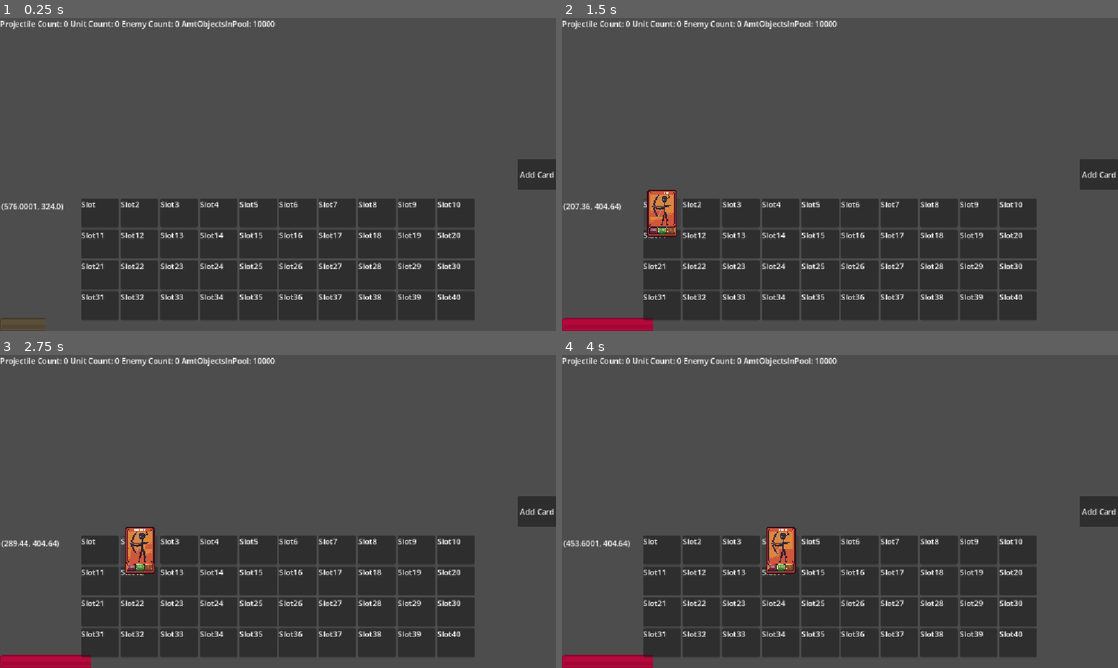
Above: before the commit, frames 1-4 (two rows, left to right).
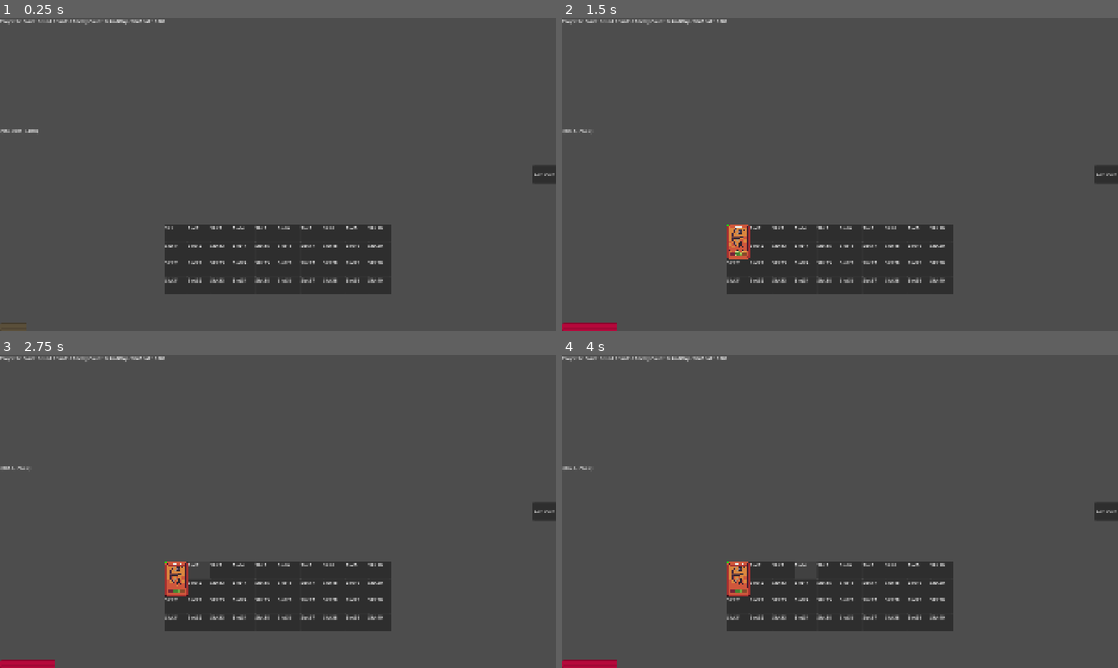
Above: after the commit, the same moments.

Repository: Froggo05/tower-defence
Game: Godot game, scene res://Scenes/World/Game.tscn
Two runs of this game, one before a commit and one after it. Both use one fixed random seed, a clock stepped at 60 frames per second and the inputs below.
Inputs:
- Up to frame 1 (0.25 s): no input
- Up to frame 2 (1.5 s): click "Add Card" at 0.5 s; click "Slot" at 1.25 s
- Up to frame 3 (2.75 s): click "Slot2" at 2 s
- Up to frame 4 (4 s): click "Slot3" at 2.75 s; click "Slot4" at 3.5 s

The runs differ from the first frame. In frame 1, 19% of the frame differs, in the area x 0-100%, y 0-100%; in frame 2, 20%; in frame 3, 20%; in frame 4, 20%.

Commit message:
reorganised and made drag code fully functional barring card stacking
TODO Card stacking. More card types/ base card style

Diff:
--- a/Scenes/Inventory/Cards/BasicCard/basic_card.gd
+++ b/Scenes/Inventory/Cards/BasicCard/basic_card.gd
@@ -5,10 +5,16 @@
 @export var healthLabel: Label
 @export var damageLabel: Label
 @export var valueLabel: Label
-@export var moveFactor: float = 5.0
+
+@export var minMoveFactor: float = 2.0
+@export var maxMoveFactor: float = 20.0
+
+
 var cellPosition: Vector2i #Represents where the top left cell is stored
 var targetPosition: Vector2
 var pickedUp: bool = false
+
+var moveFactor: float = 5.0
 
 func _startup(centerPos: Array = [Vector2.ZERO], invPos: Vector2i = Vector2i.ZERO) -> void:
 	var posTotal:Vector2 = Vector2.ZERO
@@ -20,13 +26,38 @@
 	global_position.y = -100.0
 	print(global_position)
 	targetPosition = posTotal
+
 	data.invPos = invPos
+	cellPosition = invPos
+
+
+func moveCard(centerPos: Array = [Vector2.ZERO], invPos: Vector2i = Vector2i.ZERO) -> void:
+	var posTotal:Vector2 = Vector2.ZERO
+
+	for pos in centerPos:
+		posTotal += pos
+	posTotal = posTotal/centerPos.size()
+	#print(posTotal)
+
+	targetPosition = posTotal
+
+	data.invPos = invPos
+	cellPosition = invPos
 
 func _ready() -> void:
 	damageLabel.text = str(data.stats["Damage"])
 	healthLabel.text = str(data.stats["Health"])
 	valueLabel.text = str(data.stats["Value"])
 
+
+func moveTowardTarget(delta: float)->void:
+	updateMoveFactor(delta)
+	global_position = global_position.lerp(targetPosition, delta * moveFactor)
+
+
+func updateMoveFactor(delta)->void:
+	moveFactor = move_toward(minMoveFactor, maxMoveFactor, global_position.distance_squared_to(targetPosition))
+
 func _process(delta: float) -> void:
 	if !pickedUp && global_position != targetPosition:
-		global_position = global_position.lerp(targetPosition, delta * moveFactor)
+		moveTowardTarget(delta)
--- a/Scenes/Inventory/Cards/BasicCard/basic_card.tscn
+++ b/Scenes/Inventory/Cards/BasicCard/basic_card.tscn
@@ -3,11 +3,13 @@
 [ext_resource type="Script" uid="uid://cp21qmvlgxixh" path="res://Scenes/Inventory/Cards/BasicCard/basic_card.gd" id="1_hpeyq"]
 [ext_resource type="Resource" uid="uid://dn3fm2ms2eumr" path="res://Scenes/Inventory/Cards/cardResources/CardResource.tres" id="2_3jdu3"]
 [ext_resource type="Texture2D" uid="uid://d313xjvjwmy0s" path="res://Scenes/Inventory/Cards/BasicCard/ArcherCard-export.png" id="2_qpaed"]
+[ext_resource type="Texture2D" uid="uid://tayejnbibova" path="res://Scenes/Inventory/Cards/BasicCard/CardBaseV2.png" id="4_67k3h"]
 
 [sub_resource type="LabelSettings" id="LabelSettings_3jdu3"]
 font_size = 5
 
 [node name="BasicCard" type="Node2D" unique_id=873052689 node_paths=PackedStringArray("healthLabel", "damageLabel", "valueLabel")]
+scale = Vector2(1.2, 1.2)
 script = ExtResource("1_hpeyq")
 data = ExtResource("2_3jdu3")
 healthLabel = NodePath("HealthLabel")
@@ -15,34 +17,46 @@
 valueLabel = NodePath("ValueLabel")
 
 [node name="BasicCard" type="Sprite2D" parent="." unique_id=910681907]
+visible = false
 texture_filter = 1
 texture = ExtResource("2_qpaed")
 
+[node name="RedesignCard" type="Sprite2D" parent="." unique_id=1624468228]
+texture_filter = 1
+scale = Vector2(1.05, 1.05)
+texture = ExtResource("4_67k3h")
+
 [node name="HealthLabel" type="Label" parent="." unique_id=2094413183]
-offset_left = -9.0
-offset_top = 22.0
-offset_right = 9.0
-offset_bottom = 46.0
+visible = false
+offset_left = -3.3333333
+offset_top = 31.66666
+offset_right = 2.6666667
+offset_bottom = 39.666664
+scale = Vector2(1.2, 1.2)
 text = "10"
 label_settings = SubResource("LabelSettings_3jdu3")
 horizontal_alignment = 1
 vertical_alignment = 1
 
 [node name="DamageLabel" type="Label" parent="." unique_id=99100957]
-offset_left = -27.0
-offset_top = 22.0
-offset_right = -9.0
-offset_bottom = 46.0
+visible = false
+offset_left = -21.666664
+offset_top = 31.666666
+offset_right = -15.666664
+offset_bottom = 39.666664
+scale = Vector2(1.2, 1.2)
 text = "10"
 label_settings = SubResource("LabelSettings_3jdu3")
 horizontal_alignment = 1
 vertical_alignment = 1
 
 [node name="ValueLabel" type="Label" parent="." unique_id=417115919]
-offset_left = 9.0
-offset_top = 22.0
-offset_right = 27.0
-offset_bottom = 46.0
+visible = false
+offset_left = 14.166666
+offset_top = 31.666666
+offset_right = 20.166668
+offset_bottom = 39.666664
+scale = Vector2(1.2, 1.2)
 text = "10"
 label_settings = SubResource("LabelSettings_3jdu3")
 horizontal_alignment = 1
--- a/Scenes/Inventory/Cards/cardResources/CardResource.gd
+++ b/Scenes/Inventory/Cards/cardResources/CardResource.gd
@@ -7,6 +7,8 @@
 @export var invPos: Vector2i = Vector2i.ZERO
 @export var stackSize: int = 10
 
-var scene: PackedScene
+static var scene: PackedScene
+
 func _init() -> void:
-	scene = load("uid://c5mkw4xmmuod1")
+	if scene == null:
+		scene = load("uid://c5mkw4xmmuod1")
--- a/Scenes/Inventory/Slot/slot.gd
+++ b/Scenes/Inventory/Slot/slot.gd
@@ -29,8 +29,8 @@
 		return card
 
 
-signal mousePressed(invPosition: Vector2i, card: CardBase)
-signal mouseReleased(invPosition: Vector2i, card: CardBase)
+signal mousePressed(card: CardBase)
+signal mouseReleased()
 signal mouseHovered(cellPosition: Vector2i)
 
 
@@ -38,14 +38,14 @@
 	return global_position + (size/2) #TODO: FIXPLSTHANKyou (in vec2)
 
 
-func removeData()->void:
-	print("removedCard, ", card.cellPosition)
+func removeCardInSlot()->void:
+	print("Removed Card, ", slotPosition)
 	card = null
 
 
 func _on_button_down() -> void:
 	if card == null:
-		push_warning("Cell is empty: ", slotPosition)
+		push_warning("Clicked On empty cell: ", slotPosition)
 		return
 	mousePressed.emit(card.cellPosition, card)
 
@@ -53,12 +53,14 @@
 func _on_button_up() -> void:
 	if card == null:
 		return
-	mouseReleased.emit(card.cellPosition, card)
+	mouseReleased.emit()
 
 
 func _on_mouse_entered() -> void:
 	mouseHovered.emit(slotPosition)
 
+func _on_mouse_exited() -> void:
+	mouseHovered.emit(Vector2i(-1,-1))
 
 func canStack()->bool:
 	if stackCount >= stackSize:
--- a/Scenes/Inventory/Slot/slot.tscn
+++ b/Scenes/Inventory/Slot/slot.tscn
@@ -27,3 +27,4 @@
 [connection signal="button_down" from="." to="." method="_on_button_down"]
 [connection signal="button_up" from="." to="." method="_on_button_up"]
 [connection signal="mouse_entered" from="." to="." method="_on_mouse_entered"]
+[connection signal="mouse_exited" from="." to="." method="_on_mouse_exited"]
--- a/Scenes/Inventory/card_inventory_manager.gd
+++ b/Scenes/Inventory/card_inventory_manager.gd
@@ -1,7 +1,7 @@
-class_name CardInventoryManager
-
-extends Control
-
+class_name CardInventoryManager extends Control
+
+@warning_ignore_start("unused_variable")
+@warning_ignore_start("unused_parameter")
 
 @onready var SlotScene = preload("uid://crlm24wlk5oc0")
 @onready var basicCard: CardBase = preload("uid://c5mkw4xmmuod1").instantiate()
@@ -11,18 +11,38 @@
 var columns: int = 10
 var rows: int = 4
 
+
 var pickupSlot: CardBase:
-	set(value):
-		value.pickedUp = true
-		pickupSlot = value
+	set(newCard):
+		if newCard == null:
+			pickupSlot.pickedUp = false
+			pickupSlot = newCard
+			return
+		else:
+			newCard.pickedUp = true
+			pickupSlot = newCard
 	get():
 		return pickupSlot
 
-var currentCell: Vector2i
+var hoveredCell: Vector2i:
+	set(value):
+		#print("hoveredCellChanged", value)
+		hoveredCell = value
+	get():
+		return hoveredCell
 
 @export var slotContainer: GridContainer
-
 @export var cardDragFactor: float = 5.0
+
+
+enum SLOT {
+	OUTOFBOUNDS = -1,
+	FULL = 0,
+	EMPTY = 1,
+	COMBINE = 2,
+	STACKABLE = 3
+}
+
 
 func _process(delta: float) -> void:
 	if pickupSlot != null:
@@ -52,35 +72,37 @@
 			var newSlot: InventorySlot = SlotScene.instantiate()
 			Inventory[column][row] = newSlot
 			slotContainer.add_child(newSlot, true)#force readableName
+
 			newSlot.mousePressed.connect(_on_cell_pressed)
 			newSlot.mouseHovered.connect(_on_cell_hovered)
+			newSlot.mouseReleased.connect(_on_cell_released)
+
 			newSlot.slotPosition = Vector2i(column, row)
 			newSlot.label.text = newSlot.name
-			print(newSlot.global_position)
-	print(Inventory)
-
-
-func checkSlots(card: CardBase, inventoryPos: Vector2i)->int:
-	var data = card.data
-	if (inventoryPos + card.data.size) > Vector2i(columns, rows):
-		push_error("Inventory Check Failed | outside of bounds | InvPos: ", card.data.size + inventoryPos)
-		return -1 #out of bounds
-
-	for y in range(card.cellPosition.y ,card.cellPosition.y + (card.data.size.y - 1)):
-		for x in range(card.cellPosition.x ,card.cellPosition.x + (card.data.size.x - 1)):
+			#print(newSlot.global_position)
+	#print(Inventory)
+
+
+func checkSlots(cellPosition: Vector2i, data: CardResource)->SLOT:
+	var cardMaxBounds: Vector2i = (cellPosition + data.size)
+	if cardMaxBounds.x > columns or cardMaxBounds.y > rows:
+		return SLOT.OUTOFBOUNDS
+
+	for y in range(cellPosition.y ,cellPosition.y + (data.size.y - 1)):
+		for x in range(cellPosition.x , cellPosition.x + (data.size.x - 1)):
 			if Inventory[x][y].hasCard:
-				if Inventory[x][y].card.data.tier == card.data.tier && not Inventory[x][y].card.data == card.data:
-					return 2 #can combine
-				elif Inventory[x][y].card.data == card.data:
-					if card.data.canStack > 1:
-						return 3 # can stack
-						#stackCard(Vector2i(x, y), card)
+				if Inventory[x][y].card.data.tier == data.tier && not Inventory[x][y].card.data == data:
+					return SLOT.COMBINE
+				elif Inventory[x][y].card.data == data:
+					if data.stackSize > 1:
+						return SLOT.STACKABLE
 				elif Inventory[x][y].card != null:
-					return 0 #has card
-	return 1 #empty
-
-
-func stackCard(cellPos: Vector2i, card: CardBase)->void:
+					push_warning("INVENTORYSLOT IS FULL", Vector2i(x, y))
+					return SLOT.FULL
+	return SLOT.EMPTY
+
+
+func stackCard(cellPos: Vector2i)->void:
 	if Inventory[cellPos.x][cellPos.y].canStack():
 		Inventory[cellPos.x][cellPos.y].stackCount += 1
 	else:
@@ -88,107 +110,116 @@
 		return
 
 
-func removeCard(inventoryPos: Vector2i, card: CardBase)->void:
-	var data = card.data
-	if (inventoryPos + card.data.size) > Vector2i(columns, rows):
-		push_error("Cannot place card outside of bounds | InvPos: ", card.data.size + inventoryPos)
-		return
-
-	for x in range(card.cellPosition.x ,card.cellPosition.x + card.data.size.x):
-		for y in range(card.cellPosition.y ,card.cellPosition.y + card.data.size.y):
-			if Inventory[x][y].card != card:
-				push_error("Card is not in postion: ", inventoryPos)
-			else:
-				Inventory[x][y].removeData()
+func removeCard(cellPosition: Vector2i, card: CardBase)->void:
+	if checkSlots(cellPosition, card.data) == SLOT.OUTOFBOUNDS:
+		push_error("Cannot Remove Card Out of Bounds")
+		return
+
+	for x in range(cellPosition.x , cellPosition.x + card.data.size.x):
+		for y in range(cellPosition.y ,cellPosition.y + card.data.size.y):
+				Inventory[x][y].removeCardInSlot()
+
+
+
 
 
 func combineCards(card: CardBase, inventoryPos: Vector2i, cardTarget: CardBase)->void:
 	pass
 
 
-func addCard(inventoryPos: Vector2i, card: CardBase)->void:
-	if (inventoryPos + card.data.size) > Vector2i(columns, rows):
-		push_error("Cannot place card outside of bounds | InvPos: ", card.data.size + inventoryPos)
-		return
-
-	#check if the section has card in it already
-	for y in range(card.cellPosition.y ,card.cellPosition.y + card.data.size.y):
-		for x in range(card.cellPosition.x ,card.cellPosition.x + card.data.size.x):
-			if Inventory[x][y].hasCard:
-				push_error("CardAlreadyInSlot: ", Vector2i(x,y), " | InvPos: ", inventoryPos)
-				return
-
+func setCardPos(cardPosition: Vector2i, card: CardBase)->void:
+	var cardSize = card.data.size
 	var centerPosArr = []
-	for y in range(card.cellPosition.y ,card.cellPosition.y + card.data.size.y):
-		for x in range(card.cellPosition.x ,card.cellPosition.x + card.data.size.x):
+	for y in range(cardPosition.y ,cardPosition.y + cardSize.y):
+		for x in range(cardPosition.x, cardPosition.x + cardSize.x):
+			print("Set card to, ", Vector2i(x, y))
 			Inventory[x][y].card = card
 			centerPosArr.append(Inventory[x][y].getCenterPoint())
-			print("Added card at: ", Vector2i(x,y))
-
-
-
-
-func addToEmpty(card: CardBase)->void:
+			#print("Added card at: ", Vector2i(x,y))
+	card.moveCard(centerPosArr, cardPosition)
+
+
+#add card to a position in the inventory
+func addCard(newCellPosition: Vector2i, card: CardBase)->void:
+	var check = checkSlots(newCellPosition, card.data)
+	#print(check)
+	if check == SLOT.OUTOFBOUNDS:
+		push_error("Cannot Add Card Out of Bounds")
+		print_stack()
+		return
+	#check if the section has card in it already
+	if  check == SLOT.EMPTY:
+		setCardPos(newCellPosition, card)
+
+
+func addToEmpty(resource: CardResource)->void:
 	for y in range(rows):
 		for x in range(columns):
 			if !Inventory[x][y].hasCard:
-				var result = checkSlots(card, Vector2i(x,y))
-				if result == 1: #clear slot
-					setCard(Vector2i(x,y), card.data)
+				var check = checkSlots(Vector2i(x,y), resource)
+				if check == SLOT.EMPTY:
+					createCard(Vector2i(x,y), CardResource.new())
 					return
-	push_error("Inventory full.")
-
-
-func _on_cell_pressed(invPosition: Vector2i, card: CardBase)->void:
-	pickupCard(invPosition, card)
-
-
-func _on_cell_released(invPosition: Vector2i, card: CardBase)->void:
-	placeCard(invPosition, card)
-#TODO: MAKE IT  SO WHEN THE TRAnsition would haPPEN like the tile is hovered and you release the drag the card gets placed in that slot but not before. if the drag is released then let it return to the old position.
-
-func _on_cell_hovered(cellPosition: Vector2i)->void:
-	currentCell = cellPosition
-	print(currentCell)
-
-
-func setCard(cellPosition: Vector2i, data: CardResource) -> CardBase:
+	push_warning("Inventory full.")
+
+
+func createCard(cellPosition: Vector2i, data: CardResource) -> CardBase:
+
+
+	if checkSlots(cellPosition, data) != SLOT.EMPTY:
+		push_error("CardAlreadyInSlot: ", cellPosition)
+		return
 
 	var newCard: CardBase = data.scene.instantiate()
-	add_child(newCard)
-
-	if (cellPosition + data.size) > Vector2i(columns, rows):
-		push_error("Cannot place card outside of bounds | InvPos: ", data.size + cellPosition )
-		return
-
-	#check if the section has card in it already
-	for y in range(cellPosition.y , cellPosition.y + data.size.y):
-		for x in range(cellPosition.x , cellPosition.x + data.size.x):
-			if Inventory[x][y].hasCard:
-				push_error("CardAlreadyInSlot: ", Vector2i(x,y), " | InvPos: ", cellPosition )
-				return
 
 	var centerPosArr = []
 	for y in range(cellPosition.y ,cellPosition.y + data.size.y):
 		for x in range( cellPosition.x , cellPosition.x + data.size.x):
 			Inventory[x][y].card = newCard
 			centerPosArr.append(Inventory[x][y].getCenterPoint())
-			print("Added card at: ", Vector2i(x,y))
-
+			#print("Added card at: ", Vector2i(x,y))
+
+	add_child(newCard)
 	newCard._startup(centerPosArr, cellPosition) #ALWAYS ADD TO SCENE BEFORE SETTING VALUES LIKE GLOBAL POS BECAUSE OTHERWISE THEY WILL BE NONSENSE
-	print(newCard)
+	#print(newCard)
 	return newCard
+
+
+
+func _on_cell_hovered(cellPosition: Vector2i)->void: hoveredCell = cellPosition
+func _on_cell_pressed(invPosition: Vector2i, card: CardBase)->void: pickupCard(invPosition, card)
+func _on_cell_released()->void:
+	if pickupSlot == null:
+		return
+	if checkSlots(hoveredCell, pickupSlot.data) == SLOT.OUTOFBOUNDS:
+		#check if slots above are clear (-1 for array allignment with size)
+		if checkSlots(hoveredCell- Vector2i(0, pickupSlot.data.size.y -1), pickupSlot.data) == SLOT.EMPTY:
+			hoveredCell -=  Vector2i(0, pickupSlot.data.size.y -1)
+			placeCard()
+			return
+
+	if hoveredCell == Vector2i(-1,-1) or hoveredCell == pickupSlot.cellPosition :
+		dropCard()
+		return
+
+	placeCard()
+
+
+
 
 
 func pickupCard(invPosition: Vector2i , card :CardBase)->void:
 	pickupSlot = card
-	removeCard(invPosition, card)
-
-
-func placeCard(invPosition: Vector2i, card: CardBase)->void:
+
+
+func placeCard()->void:
+	removeCard(pickupSlot.cellPosition, pickupSlot)
+	addCard(hoveredCell, pickupSlot)
 	pickupSlot = null
-	placeCard(invPosition, card)
-
+
+
+func dropCard()->void:
+	pickupSlot = null
 
 func _on_button_pressed() -> void:
-	addToEmpty(basicCard)
+	addToEmpty(CardResource.new())
--- a/Scenes/Inventory/card_inventory_manager.tscn
+++ b/Scenes/Inventory/card_inventory_manager.tscn
@@ -18,4 +18,6 @@
 layout_mode = 1
 grow_horizontal = 2
 grow_vertical = 2
+theme_override_constants/h_separation = 0
+theme_override_constants/v_separation = 0
 metadata/_edit_use_anchors_ = true
--- a/Scenes/World/Game.tscn
+++ b/Scenes/World/Game.tscn
@@ -27,6 +27,7 @@
 grow_horizontal = 2
 grow_vertical = 2
 mouse_filter = 1
+metadata/_edit_use_anchors_ = true
 
 [node name="GUIHealthBar" type="TextureProgressBar" parent="GUI" unique_id=1381564769]
 unique_name_in_owner = true
@@ -90,7 +91,7 @@
 [node name="Camera" type="Camera2D" parent="WorldScene" unique_id=701365482]
 limit_left = 0
 limit_top = 0
-limit_right = 1152
-limit_bottom = 648
+limit_right = 1920
+limit_bottom = 1080
 
 [connection signal="pressed" from="GUI/AddCardButton" to="GUI/CardInventoryManager" method="_on_button_pressed"]
--- a/project.godot
+++ b/project.godot
@@ -22,6 +22,9 @@
 
 [display]
 
+window/size/viewport_width=1920
+window/size/viewport_height=1080
+window/size/initial_position_type=4
 window/stretch/mode="canvas_items"
 window/stretch/aspect="expand"
 
Binary file added: Scenes/Inventory/Cards/BasicCard/CardBaseV2.png
Not shown, added: Scenes/Inventory/Cards/BasicCard/CardBaseV2.png.import
